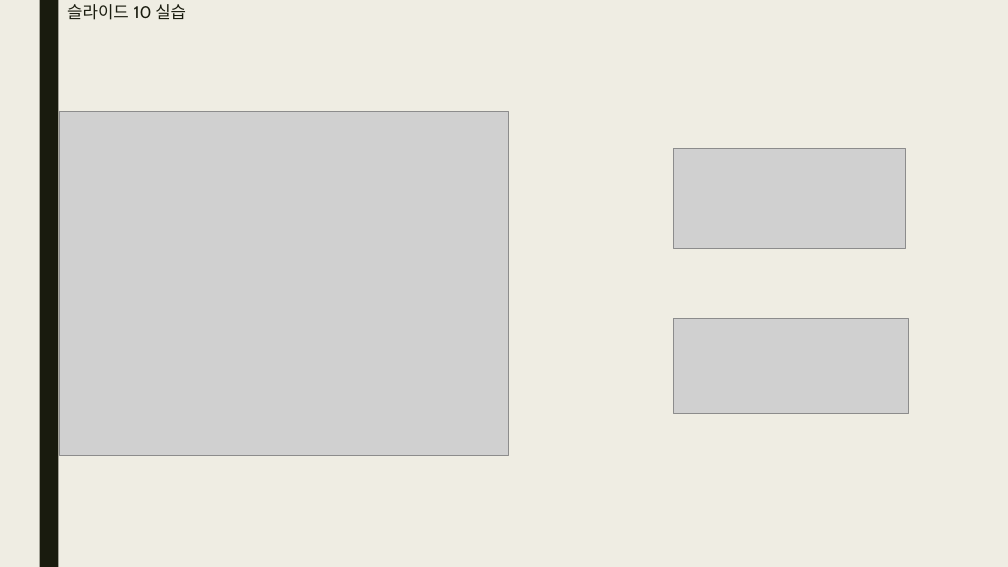
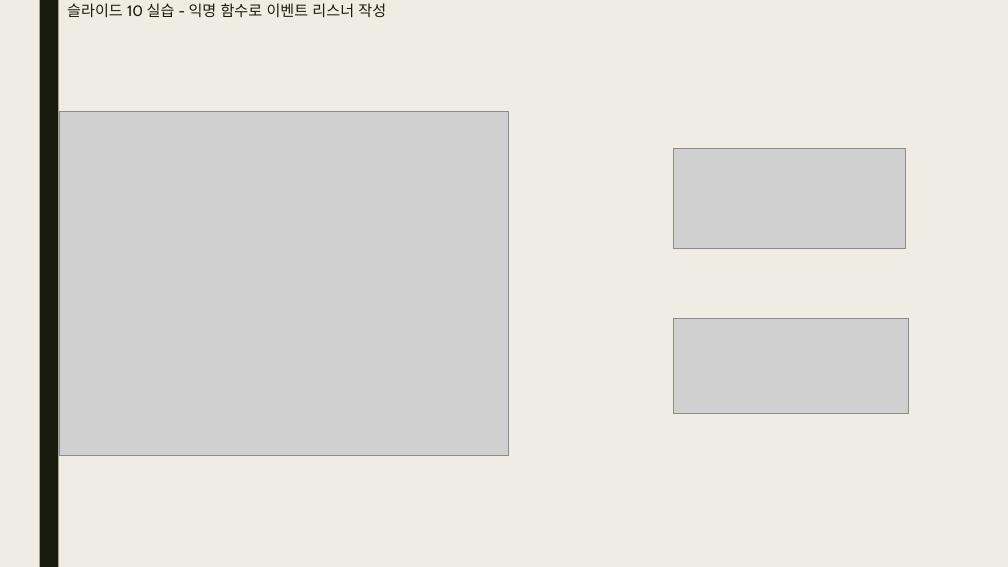
Before and after one commit to bino0130/politec-frontend, a slide deck: slide 5 of 기업업무 과제/기업업무 2강 과제(JavaScript 2) 남정현.pptx. Drawn at 1008x567 pixels with LibreOffice and Linux fonts; fonts in the diff are those of the drawing; grey boxes stand for pictures. Boxes give left, top, right and bottom in pixels: in the first picture for what was removed or moved away, otherwise in the second. Text is boxed around its words. In the diff, an @@ line names an element or a change of style, - is before the commit and + after.

```diff
--- a/기업업무 과제/기업업무 2강 과제(JavaScript 2) 남정현.pptx
+++ b/기업업무 과제/기업업무 2강 과제(JavaScript 2) 남정현.pptx
@@ title at <box>67,3,386,18</box>: text changed; size 16 to 14.4 pt @@
-슬라이드 10 실습
+슬라이드 10 실습 - 익명 함수로 이벤트 리스너 작성
```
Also in this commit, not shown: 12 other slides changed.
